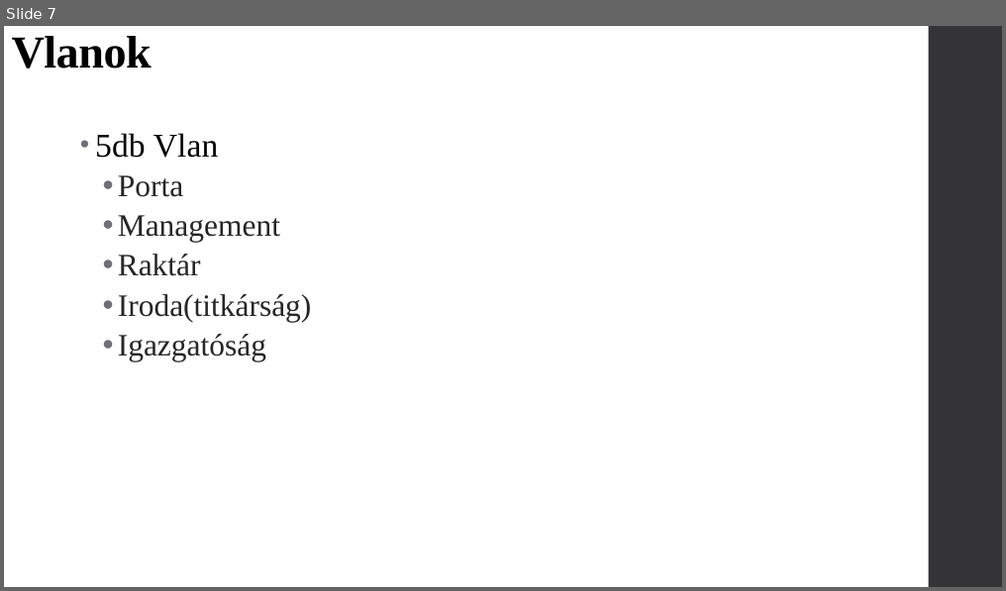
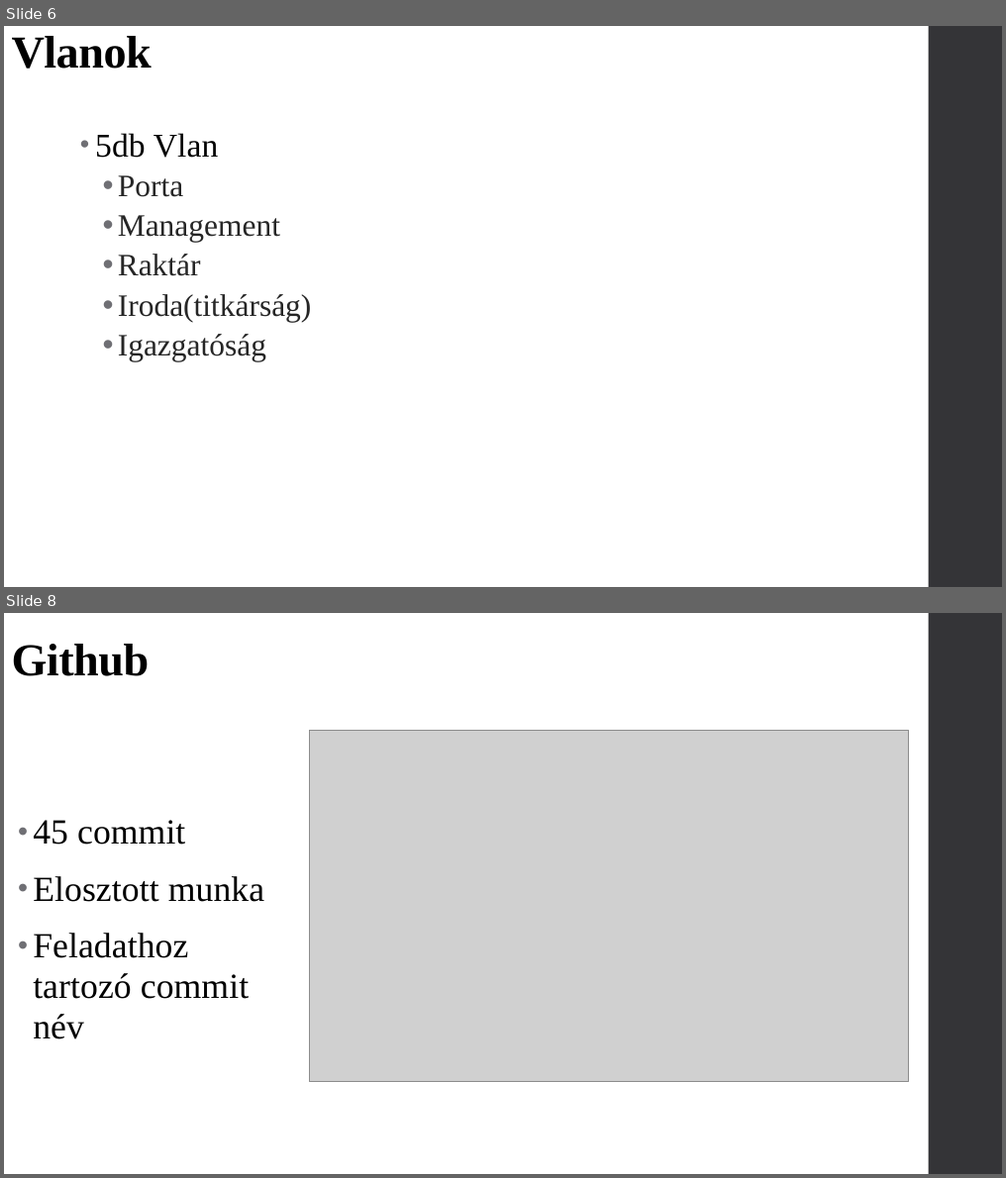
Before and after one commit to OsziMisi/Turros-elelmiszerlanc, a slide deck: Projekt.pptx. Shown one above the other, each under a label of ours: slide 7 before the commit, slides 6 and 8 after it; the slides between them are not shown. The pictures are 1006x591 and 1006x1178 pixels, drawn with LibreOffice and Linux fonts; fonts in the diff are those of the drawing; grey boxes stand for pictures. Boxes give left, top, right and bottom in pixels: in the first picture for what was removed or moved away, otherwise in the second. Text is boxed around its words. In the diff, an @@ line names an element or a change of style, - is before the commit and + after.

```diff
--- a/Projekt.pptx
+++ b/Projekt.pptx
@@ slide 8 added at (4,613,1002,1174), background #FFFFFF; not listed: 1 template element that a slide beside it also shows @@
@@ title added at (12,644,150,676), 44 pt, text #000000, bold @@
+Github
@@ picture added at (310,730,909,1081) @@
@@ text added at (33,820,264,1040), 34 pt, text #000000 @@
+• 45 commit
+• Elosztott munka
+• Feladathoz tartozó commit név
@@ what was slide 7 is now slide 6 @@
```
Also in this commit, not shown: 5 other slides added, 1 slide removed.
